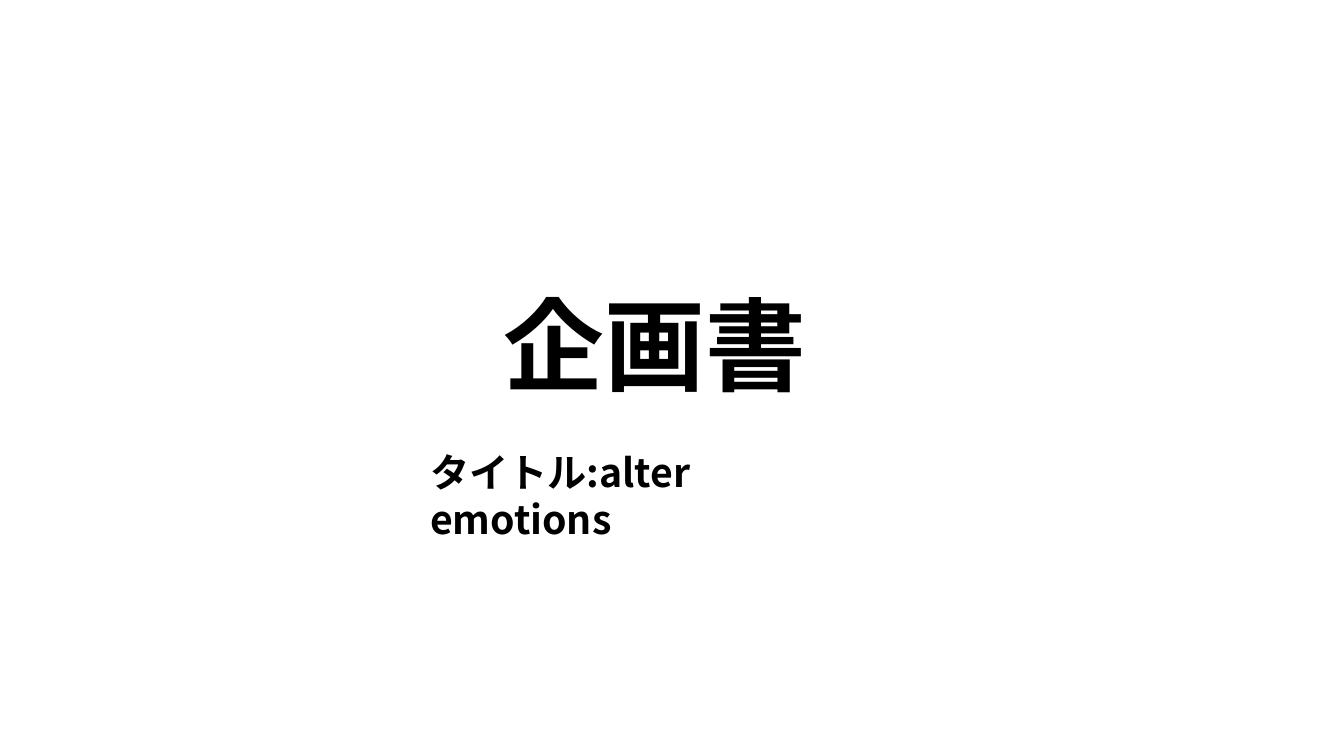
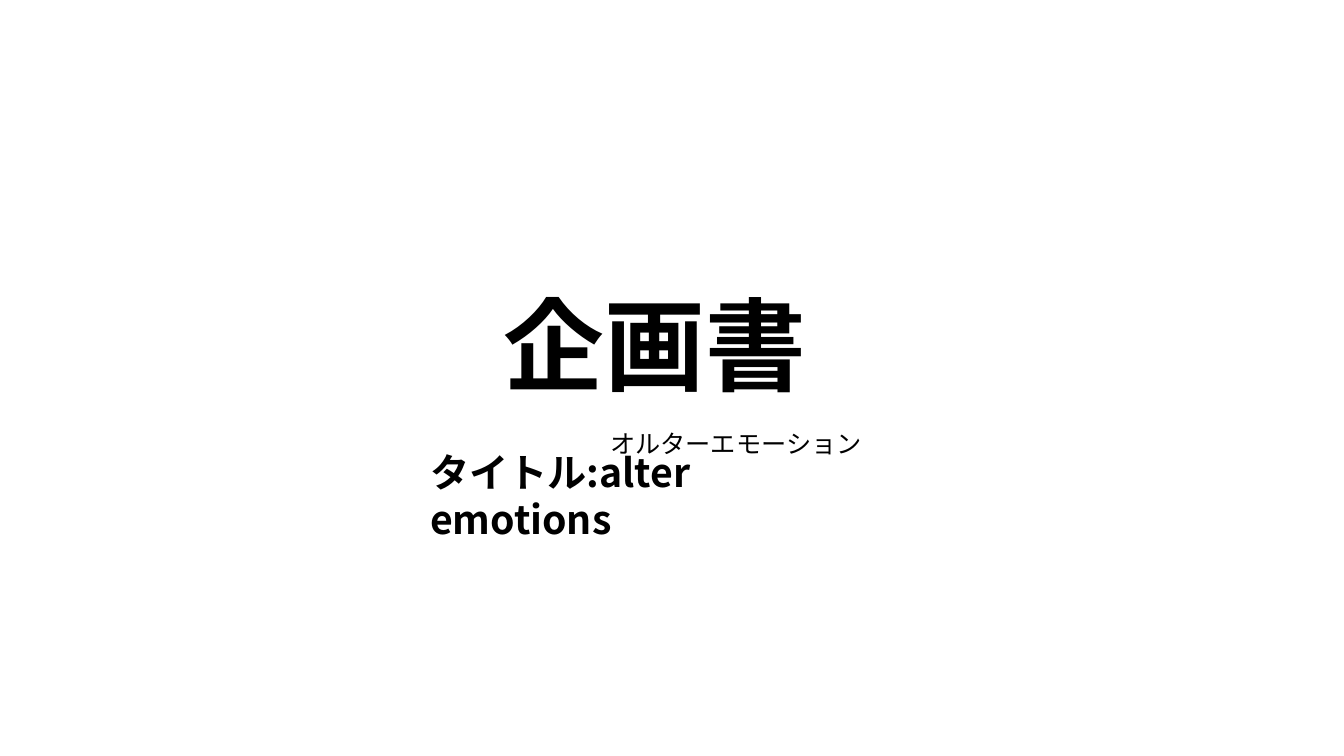
Before and after one commit to kirinokazuto/adventure, a slide deck: slide 1 of 企画書.pptx. Drawn at 1344x756 pixels with LibreOffice and Linux fonts; fonts in the diff are those of the drawing. Boxes give left, top, right and bottom in pixels: in the first picture for what was removed or moved away, otherwise in the second. Text is boxed around its words. In the diff, an @@ line names an element or a change of style, - is before the commit and + after.

```diff
--- a/企画書.pptx
+++ b/企画書.pptx
@@ text added at [610, 432, 861, 459], 18 pt, text #000000 @@
+オルターエモーション
```
Also in this commit, not shown: 2 other slides changed, 4 slides added, 1 slide removed, 1 other file.
